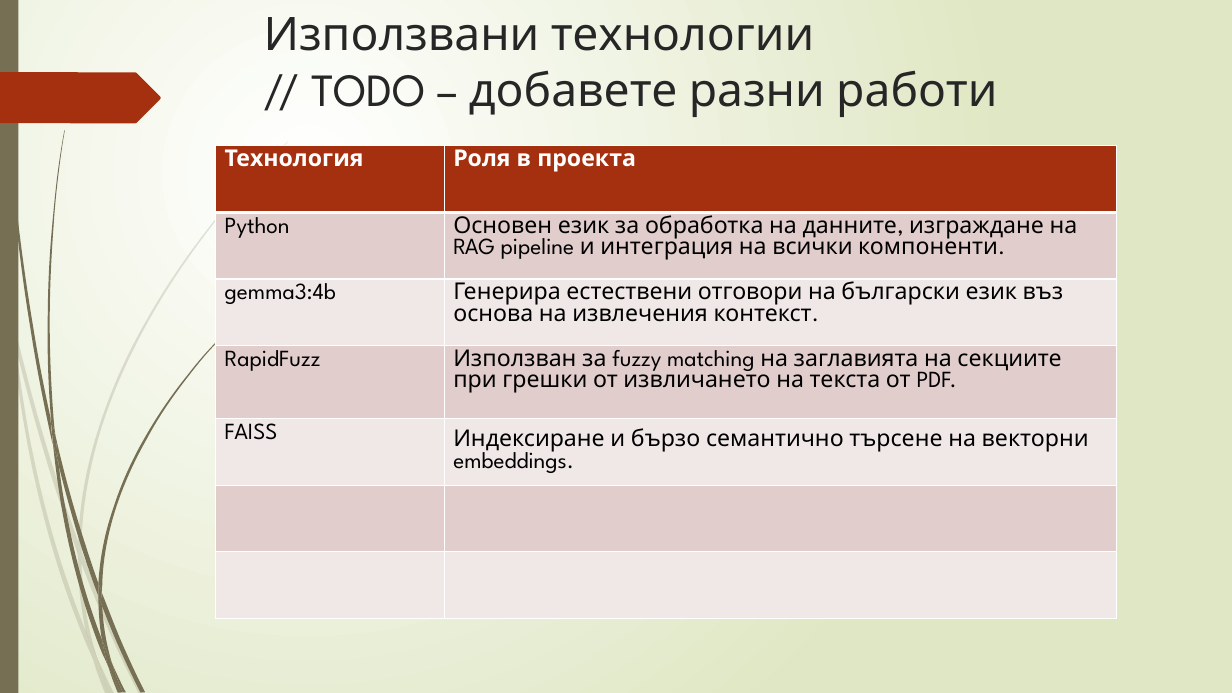
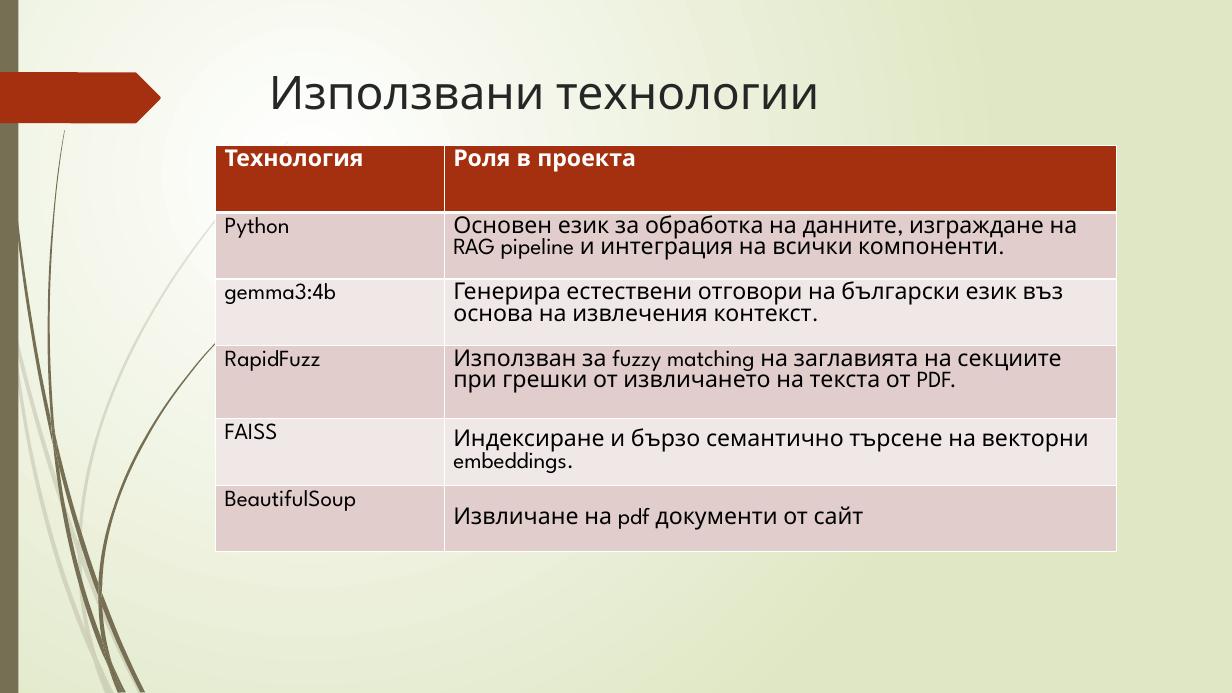
Before and after one commit to Samuil12/project_RAG, a slide deck: slide 11 of rag_presentation.pptx. Drawn at 1232x693 pixels with LibreOffice and Linux fonts; fonts in the diff are those of the drawing. Boxes give left, top, right and bottom in pixels: in the first picture for what was removed or moved away, otherwise in the second. Text is boxed around its words. In the diff, an @@ line names an element or a change of style, - is before the commit and + after.

```diff
--- a/rag_presentation.pptx
+++ b/rag_presentation.pptx
@@ title at box(269, 76, 819, 110): text changed @@
-Използвани технологии
-// TODO – добавете разни работи
+Използвани технологии
@@ table at box(215, 146, 1116, 571) @@
-row 6:  | 
-row 7:  | 
+row 6: BeautifulSoup | Извличане на pdf документи от сайт
```
Also in this commit, not shown: 5 other slides changed, 1 slide added, 2 slides removed.
